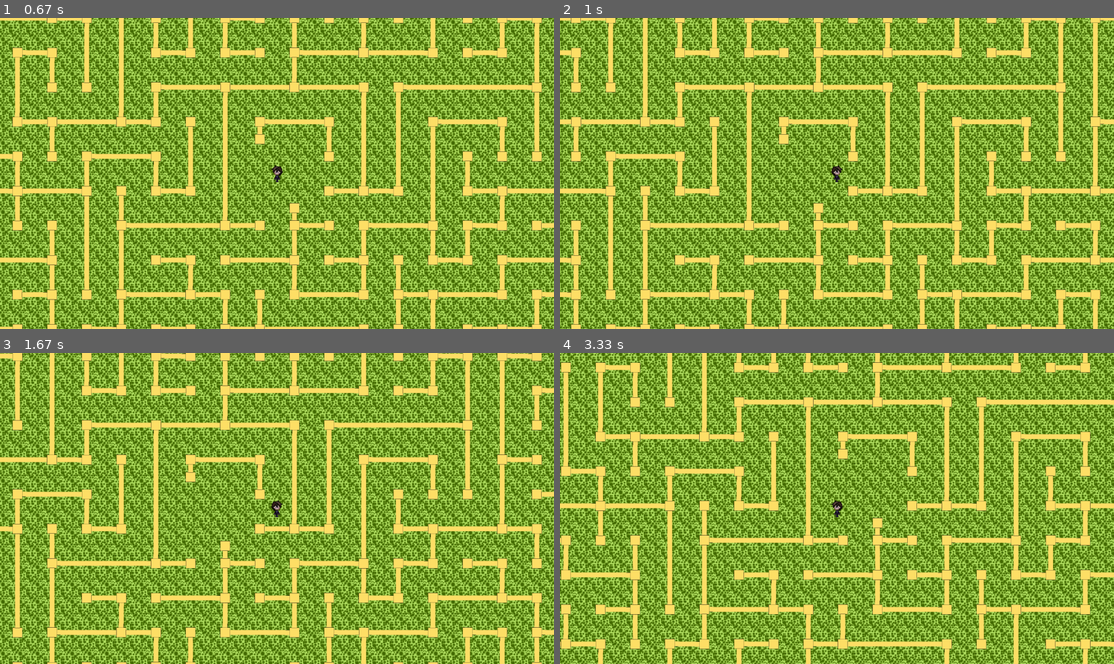
Above: before the commit, frames 1-4 (two rows, left to right).
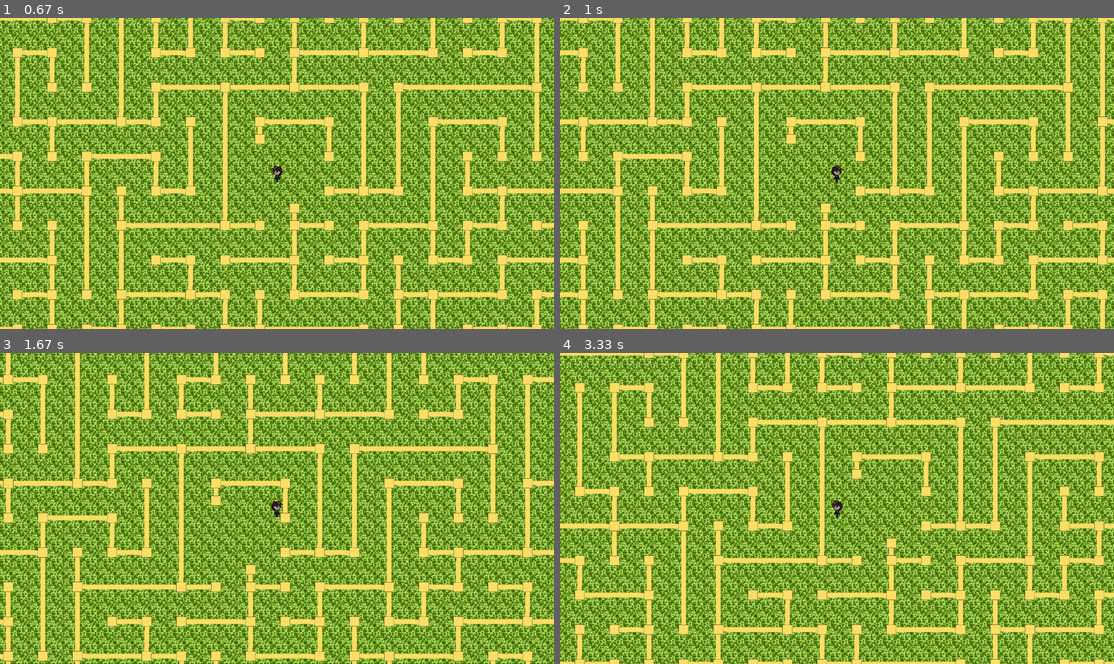
Above: after the commit, the same moments.

Repository: Hanavey/ProjectPyGame
Game: pygame game, started from init.py
The game is run twice, just before and just after one commit, with the same random seed, the same clock (stepped at 60 frames per second) and the same inputs.
Inputs (mouse positions are in pixels of both pictures, inside the frame that each line leads up to):
- Up to frame 1 (0.67 s): click (277, 148) at 0.38 s
- Up to frame 2 (1 s): hold Right from 0.67 s (still down)
- Up to frame 3 (1.67 s): release Right at 1.13 s; hold Up 1.17-1.47 s; hold Right from 1.5 s (still down)
- Up to frame 4 (3.33 s): release Right at 1.97 s; hold Left 2-2.53 s; hold Down 2.57-2.87 s; hold Left 2.9-3.3 s

Frame 1 is identical in both runs. In frame 2, 68% of the frame differs, in the area x 0-100%, y 0-100%; in frame 3, 77%; in frame 4, 78%.

Commit message:
добавление полных комментариев к коду

Diff:
--- a/main/logic/button.py
+++ b/main/logic/button.py
@@ -1,10 +1,15 @@
+# Импорт библиотек
+import pygame
+from typing import Callable
+# Импорт созданных классов и функций
 from main.logic.text import Text
-from typing import Callable, Tuple
-import pygame
 
 
 class Button:
-    def __init__(self, screen: pygame.Surface, dot: tuple[int, int], size: tuple[int, int], text: str=None, text_color: tuple[int, int, int]=(255, 255, 255), image: pygame.image=None, surface: pygame.Surface=None):
+    """Класс кнопок"""
+    def __init__(self, screen: pygame.Surface, dot: tuple[int, int], size: tuple[int, int], text: str=None,
+                 text_color: tuple[int, int, int]=(255, 255, 255), image: pygame.image=None,
+                 surface: pygame.Surface=None):
         self.screen = screen
         self.image = image
         self.x = dot[0]
@@ -15,6 +20,7 @@
         self.text_color = text_color
         self.surface = surface
 
+    # Метод для получения размера текста
     def text_(self, text_color: tuple[int, int, int], font_path: str=None) -> tuple[int, int, int, str]:
         start_size = 100
 
@@ -31,7 +37,7 @@
 
         return text_x, text_y, start_size - 20, font_path
 
-    def render(self):
+    def render(self):   # Метод для вывода кнопки на экран
         if self.image is None:
             pygame.draw.rect(self.screen, (pygame.Color('green')), (self.x, self.y, self.w, self.h), 4)
             if self.text is not None:
@@ -43,12 +49,13 @@
             self.screen.blit(self.surface, (0, 0))
             pygame.display.flip()
 
-    def get_click(self, event_pos: tuple[int, int]) -> bool:
+    def get_click(self, event_pos: tuple[int, int]) -> bool:    # Получение нажатия на кнопку
         pos_x, pos_y = event_pos
         if self.x <= pos_x <= self.x + self.w and self.y <= pos_y <= self.y + self.h:
             return True
         return False
 
+    # Добавление функции, которая будет вызвана после нажатия на кнопку
     def connect(self, function: Callable, event_pos: tuple[int, int], args: tuple=()) -> None:
         if self.get_click(event_pos):
             function(*args)
--- a/main/logic/camera.py
+++ b/main/logic/camera.py
@@ -1,14 +1,15 @@
 class Camera:
+    """Класс камеры"""
     def __init__(self, world_width, world_height, screen_width, screen_height):
-        self.world_width = world_width
-        self.world_height = world_height
-        self.screen_width = screen_width
-        self.screen_height = screen_height
-        self.offset_x = 0
-        self.offset_y = 0
+        self.world_width = world_width  # Ширина игрового мира
+        self.world_height = world_height    # Длина игрового мира
+        self.screen_width = screen_width    # Ширина экрана
+        self.screen_height = screen_height  # Длина экрана
+        self.offset_x = 0   # Центр по оси X
+        self.offset_y = 0   # Центр по оси Y
 
     def apply(self, target):
-        return target.rect.move(self.offset_x, self.offset_y)
+        return target.rect.move(self.offset_x, self.offset_y)   # Смещенный rect объект
 
     def update(self, target):
         # Центрируем камеру на игроке
--- a/main/logic/exit_maze.py
+++ b/main/logic/exit_maze.py
@@ -1,16 +1,23 @@
+# Импорт библиотек
 import pygame
+# Импорт созданных классов и функций
 from main.logic.load_images import load_image
 
 
 class ExitMaze(pygame.sprite.Sprite):
+    """Класс выхода из лабиринта"""
     def __init__(self, pos: tuple[int, int], cell_size: int, exit_maze_stage: int, *groups):
         super().__init__(*groups)
+        # Словарь с изображениями
         stages = {
             1: load_image('exit_maze.png'),
             2: pygame.transform.rotate(load_image('exit_maze.png'), 90)
         }
+        # Создание изображения
         self.image = stages[exit_maze_stage]
         self.image = pygame.transform.scale(self.image, (cell_size, cell_size))
+        # Создание rect объекта
         self.rect = self.image.get_rect()
         self.rect.topleft = (pos[0] * cell_size, pos[1] * cell_size)
+        # Создание маски объекта
         self.mask = pygame.mask.from_surface(self.image)
--- a/main/logic/fade_in_out.py
+++ b/main/logic/fade_in_out.py
@@ -1,7 +1,10 @@
+# Импорт библиотек
 import pygame
 
 
-def fade_in_out(screen: pygame.Surface, surface: pygame.Surface, fade_in: bool = True, speed: int = 5, max_alpha: int = 255, min_alpha: int = 0) -> pygame.Surface:
+def fade_in_out(screen: pygame.Surface, surface: pygame.Surface, fade_in: bool = True, speed: int = 5,
+                max_alpha: int = 255, min_alpha: int = 0) -> pygame.Surface:
+    """Функция для затемнения экрана"""
     alpha = max_alpha if fade_in else min_alpha
     step = -speed if fade_in else speed
     fade_screen = pygame.Surface(screen.get_size())
--- a/main/logic/grass.py
+++ b/main/logic/grass.py
@@ -1,12 +1,18 @@
+# Импорт библиотек
 import pygame
+# Импорт созданных классов и функций
 from main.logic.load_images import load_image
 
 
 class Grass(pygame.sprite.Sprite):
+    """Класс травы"""
     def __init__(self, pos: tuple[int, int], cell_size: int, *groups):
         super().__init__(*groups)
+        # Создание изображения
         self.image = load_image('grass.png')
         self.image = pygame.transform.scale(self.image, (cell_size, cell_size))
+        # Создание rect объекта
         self.rect = self.image.get_rect()
         self.rect.topleft = (pos[0] * cell_size, pos[1] * cell_size)
+        # Создание маски объекта
         self.mask = pygame.mask.from_surface(self.image)
--- a/main/logic/load_images.py
+++ b/main/logic/load_images.py
@@ -1,10 +1,10 @@
-"""Загрузка изображения"""
 # Импорт библиотек
 import pygame
 import os
 
 
 def load_image(name, color_key=None):   # Функция для загрузки изображения
+    """Загрузка изображения"""
     fullname = os.path.join('main', 'images', name)
     try:
         image = pygame.image.load(fullname)
--- a/main/logic/player.py
+++ b/main/logic/player.py
@@ -1,24 +1,31 @@
+# Импорт библиотек
 import pygame
+# Импорт созданных классов и функций
 from main.logic.load_images import load_image
 
 
 class Player(pygame.sprite.Sprite):
+    """Класс игрока"""
     def __init__(self, pos: tuple[int, int], cell_size, *groups):
         super().__init__(*groups)
+        # Создание изображения
         self.image = load_image('player1.png')
         self.image = pygame.transform.scale(self.image, (cell_size // 1.5, cell_size))
+        # Создание rect объекта
         self.rect = self.image.get_rect()
         self.rect.center = (pos[0], pos[1])
-        self.speed = 5
+        self.speed = 4  # Переменная для скорости игрока
+        # Создание маски объекта
         self.mask = pygame.mask.from_surface(self.image)
+        # Переменные для разворота игрока
         self.left, self.right = False, True
 
-    def check_collision(self, walls, exit_maze) -> int:
+    def check_collision(self, walls: pygame.sprite.Group, exit_maze: pygame.sprite.Group) -> int:
         for wall in walls:
-            if pygame.sprite.collide_mask(self, wall):  # Проверка столкновения по маске
+            if pygame.sprite.collide_mask(self, wall):  # Проверка столкновения по маске со стенами
                 return 1
         for exit_maze in exit_maze:
-            if pygame.sprite.collide_mask(self, exit_maze):
+            if pygame.sprite.collide_mask(self, exit_maze): # Проверка столкновения по маске с выходом
                 return 2
         return 0
 
@@ -42,12 +49,12 @@
                 self.right = False
 
         self.rect.x += dx
-        if self.check_collision(walls, exit_maze) == 1:
+        if self.check_collision(walls, exit_maze) == 1: # Если сталкивается со стенами дальше не идет по оси X
             self.rect.x -= dx
 
         self.rect.y += dy
-        if self.check_collision(walls, exit_maze) == 1:
+        if self.check_collision(walls, exit_maze) == 1: # Если сталкивается со стенами дальше не идет по оси X
             self.rect.y -= dy
 
-        if self.check_collision(walls, exit_maze) == 2:
+        if self.check_collision(walls, exit_maze) == 2: # Если сталкивается с выходом, возвращается True
             return True
--- a/main/logic/text.py
+++ b/main/logic/text.py
@@ -1,14 +1,16 @@
+# Импорт библиотек
 import pygame
 
 
 class Text:
+    """Класс для текста"""
     def __init__(self, font_name: str=None, font_size: int=30, color: tuple[int, int, int]=(255, 255, 255)) -> None:
         self.font_name = font_name
         self.font_size = font_size
         self.color = color
         self.font = pygame.font.Font(font_name, font_size)
 
-    def render(self, screen, text: str, position: tuple[int, int], center: bool=False) -> None:
+    def render(self, screen, text: str, position: tuple[int, int], center: bool=False) -> None: # Вывод текста на экран
         text_surface = self.font.render(text, True, self.color)
         text_rect = text_surface.get_rect()
         if center:
@@ -17,10 +19,10 @@
             text_rect.topleft = position
         screen.blit(text_surface, text_rect)
 
-    def set_color(self, color: tuple[int, int, int]) -> None:
+    def set_color(self, color: tuple[int, int, int]) -> None:   # Изменение цвета
         self.color = color
 
-    def set_font(self, font_name: str, font_size: int) -> None:
+    def set_font(self, font_name: str, font_size: int) -> None: # Изменение стилей
         self.font_name = font_name
         self.font_size = font_size
         self.font = pygame.font.Font(font_name, font_size)
--- a/main/logic/wall.py
+++ b/main/logic/wall.py
@@ -1,10 +1,14 @@
+# Импорт библиотек
 import pygame
+# Импорт созданных классов и функций
 from main.logic.load_images import load_image
 
 
 class Wall(pygame.sprite.Sprite):
+    """Класс стен"""
     def __init__(self, pos: tuple[int, int], cell_size: int, wall_stage: int, *groups):
         super().__init__(*groups)
+        # Словарь с изображениями
         stages = {
             0: load_image(f'wall0.png'),
             1: load_image(f'wall1.png'),
@@ -23,8 +27,11 @@
             52: pygame.transform.rotate(load_image(f'wall5.png'), 180),
             53: pygame.transform.rotate(load_image(f'wall5.png'), 270),
         }
+        # Создание изображения
         self.image = stages[wall_stage]
         self.image = pygame.transform.scale(self.image, (cell_size, cell_size))
+        # Создание rect объекта
         self.rect = self.image.get_rect()
         self.rect.topleft = (pos[0] * cell_size, pos[1] * cell_size)
+        # Создание маски объекта
         self.mask = pygame.mask.from_surface(self.image)
